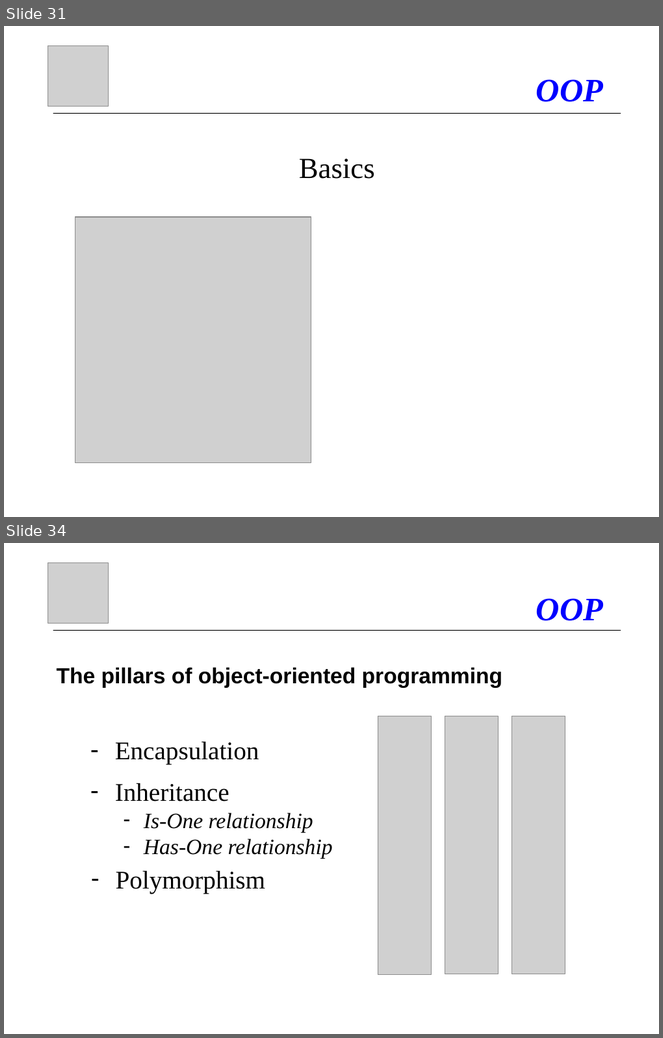
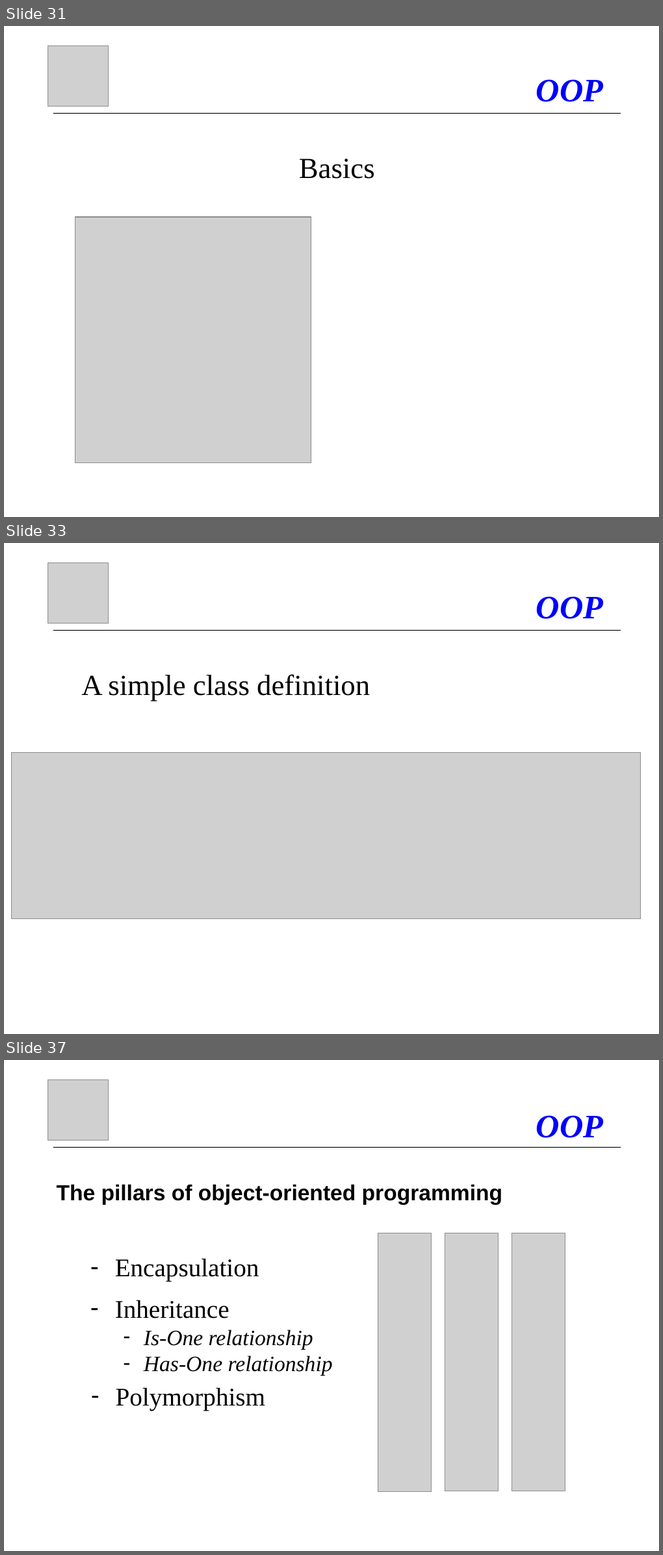
Before and after one commit to atillakati/fit_omicron_atilla, a slide deck: doc/C#_Kurs_en.ppt. Shown one above the other, each under a label of ours: slides 31 and 34 before the commit, slides 31, 33 and 37 after it; the slides between them are not shown. The pictures are 663x1038 and 663x1555 pixels, drawn with LibreOffice and Linux fonts; fonts in the diff are those of the drawing; grey boxes stand for pictures. Boxes give left, top, right and bottom in pixels: in the first picture for what was removed or moved away, otherwise in the second. Text is boxed around its words. In the diff, an @@ line names an element or a change of style, - is before the commit and + after.

```diff
--- a/doc/C#_Kurs_en.ppt
+++ b/doc/C#_Kurs_en.ppt
@@ slide 33 added at [4, 543, 659, 1034], background #FFFFFF @@
@@ picture added at [48, 563, 108, 623] @@
@@ title added at [536, 596, 604, 619], 36 pt, text #0000FF, bold, italic @@
+OOP
@@ line added from (53, 630) to (622, 630), #000000 0.74 pt @@
@@ text added at [81, 674, 370, 702], 32 pt, text #000000 @@
+A simple class definition
@@ picture added at [12, 753, 641, 919] @@
@@ what was slide 34 is now slide 37 @@
```
Also in this commit, not shown: 10 slides changed, 2 other slides added, 2 slides removed, 4 other files.
